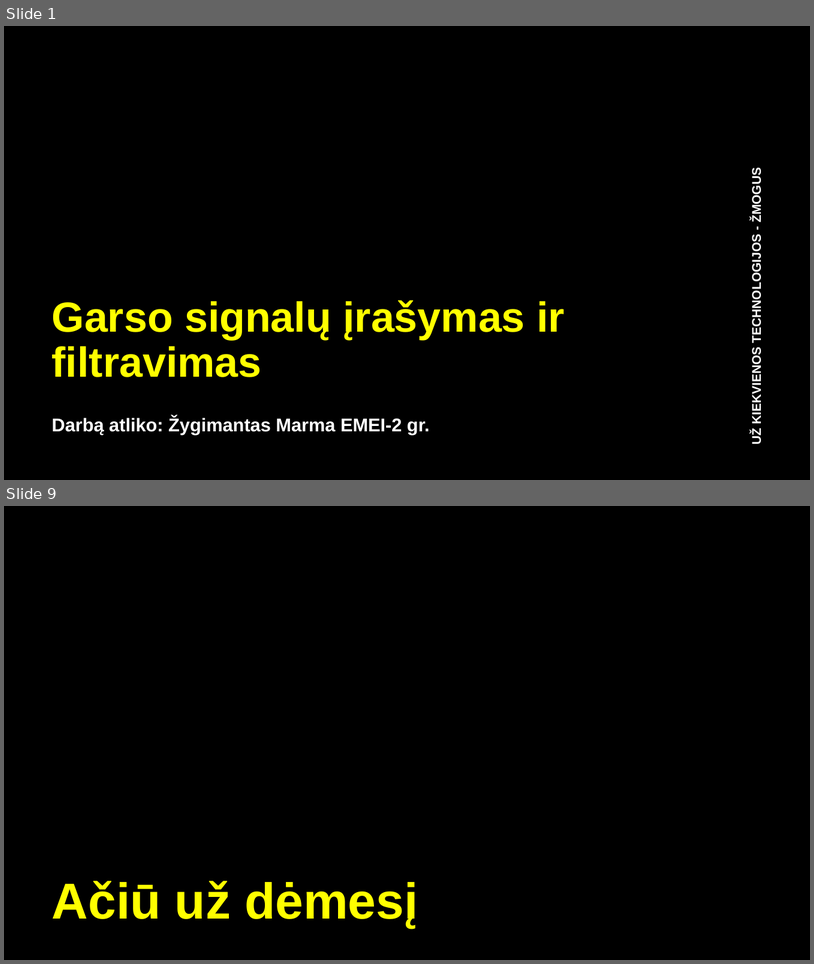
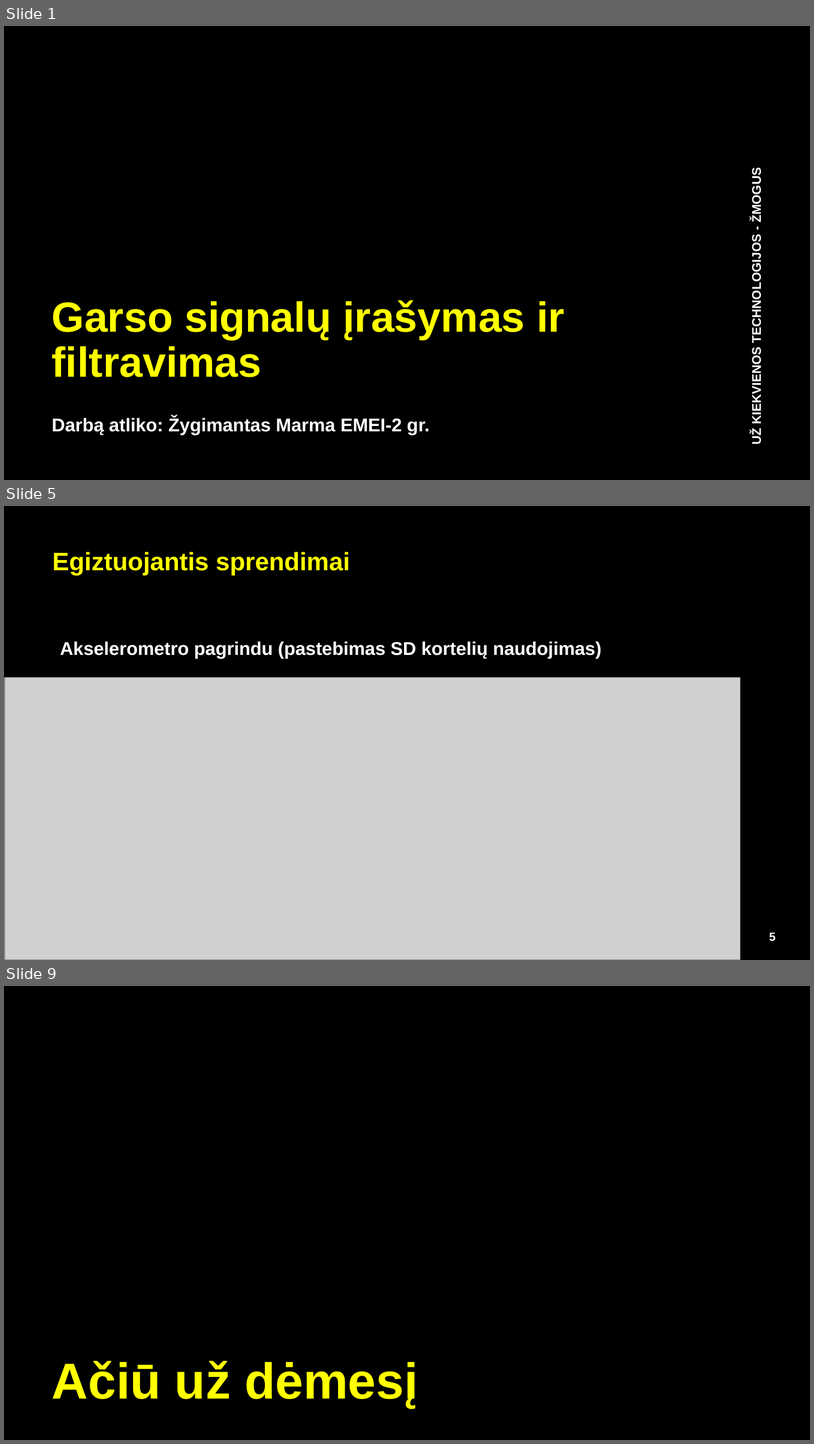
Before and after one commit to IamAidas/sem11-DSP, a slide deck: individualProject/audioProjectDsp_EEF.pptx. Shown one above the other, each under a label of ours: slides 1 and 9 before the commit, slides 1, 5 and 9 after it; the slides between them are not shown. The pictures are 814x964 and 814x1444 pixels, drawn with LibreOffice and Linux fonts; fonts in the diff are those of the drawing; grey boxes stand for pictures; background and template pictures are left out. Boxes give left, top, right and bottom in pixels: in the first picture for what was removed or moved away, otherwise in the second. Text is boxed around its words. In the diff, an @@ line names an element or a change of style, - is before the commit and + after.

```diff
--- a/individualProject/audioProjectDsp_EEF.pptx
+++ b/individualProject/audioProjectDsp_EEF.pptx
@@ slide 5 added at [4, 506, 810, 960], background #000000 @@
@@ text added at [53, 552, 350, 575], 30 pt, text #FFFF00, bold @@
+Egiztuojantis sprendimai
@@ text added at [60, 641, 602, 658], 22 pt, text #FFFFFF, bold @@
+Akselerometro pagrindu (pastebimas SD kortelių naudojimas)
@@ picture added at [5, 677, 741, 960] @@
@@ page number added at [770, 932, 776, 940], 14 pt, text #FFFFFF, bold @@
+5
```
Also in this commit, not shown: 2 slides changed, 4 other slides added, 5 slides removed, 1 other file.
